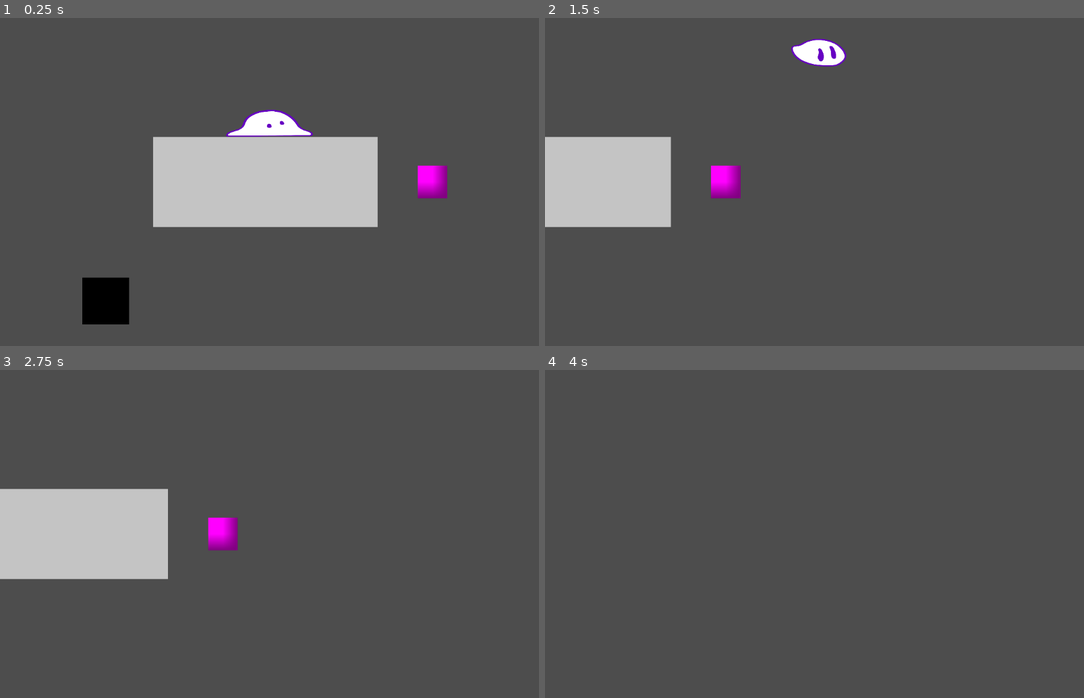
Above: before the commit, frames 1-4 (two rows, left to right).
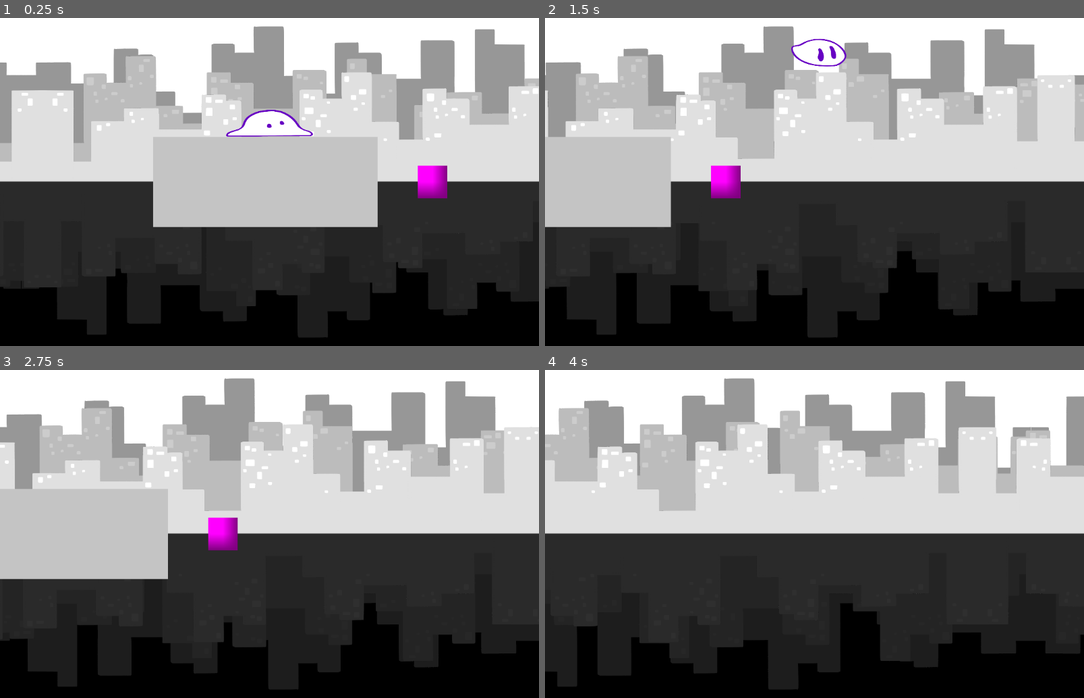
Above: after the commit, the same moments.

Repository: Globs-United/Project
Game: Godot game, scene res://lvl1.tscn
Two runs of this game, one before a commit and one after it. Both use one fixed random seed, a clock stepped at 60 frames per second and the inputs below.
Inputs:
- Up to frame 1 (0.25 s): no input
- Up to frame 2 (1.5 s): tap Enter at 0.5 s; hold Right (moveRight) from 0.53 s (still down); tap Space (jump) at 0.77 s
- Up to frame 3 (2.75 s): tap Space (jump) at 1.52 s; release Right (moveRight) at 2.03 s; hold Left (moveLeft) from 2.03 s (still down)
- Up to frame 4 (4 s): release Left (moveLeft) at 2.78 s; hold Right (moveRight) from 2.78 s (still down); tap Space (jump) at 3.02, 3.77 s

The runs differ from the first frame. In frame 1, 87% of the frame differs, in the area x 0-100%, y 0-100%; in frame 2, 92%; in frame 3, 91%; in frame 4, 100%.

Commit message:
Add background

Diff:
--- a/lvl1.tscn
+++ b/lvl1.tscn
@@ -1,19 +1,12 @@
-[gd_scene load_steps=7 format=3 uid="uid://bgvo0sua3mcnq"]
+[gd_scene load_steps=6 format=3 uid="uid://bgvo0sua3mcnq"]
 
-[ext_resource type="Texture2D" uid="uid://ccbim107j7xxo" path="res://sprites/2025_03_29_0iw_Kleki.png" id="1_wg0iv"]
-[ext_resource type="Script" uid="uid://caa25t2cwn6p6" path="res://bottom.gd" id="2_ok8r0"]
 [ext_resource type="PackedScene" uid="uid://bqao8gba5f2ao" path="res://object_scenes/player.tscn" id="3_audra"]
 [ext_resource type="PackedScene" uid="uid://bqje7ogfhssvg" path="res://object_scenes/portal.tscn" id="4_audra"]
 [ext_resource type="PackedScene" uid="uid://dgy4yrqbl7mvj" path="res://object_scenes/wall.tscn" id="4_x7kom"]
+[ext_resource type="PackedScene" uid="uid://b7kig75wfp6de" path="res://object_scenes/background.tscn" id="5_audra"]
 [ext_resource type="Script" uid="uid://w8iguxe1l24l" path="res://scripts/camera_2d.gd" id="5_ok8r0"]
 
 [node name="Lvl 1" type="Node2D"]
-
-[node name="bottom (temp)" type="Sprite2D" parent="."]
-z_index = -5
-position = Vector2(-99, 604)
-texture = ExtResource("1_wg0iv")
-script = ExtResource("2_ok8r0")
 
 [node name="Player" parent="." instance=ExtResource("3_audra")]
 position = Vector2(251, 148)
@@ -29,3 +22,5 @@
 [node name="Camera2D" type="Camera2D" parent="."]
 position = Vector2(576, 350)
 script = ExtResource("5_ok8r0")
+
+[node name="ParallaxBackground" parent="." instance=ExtResource("5_audra")]
